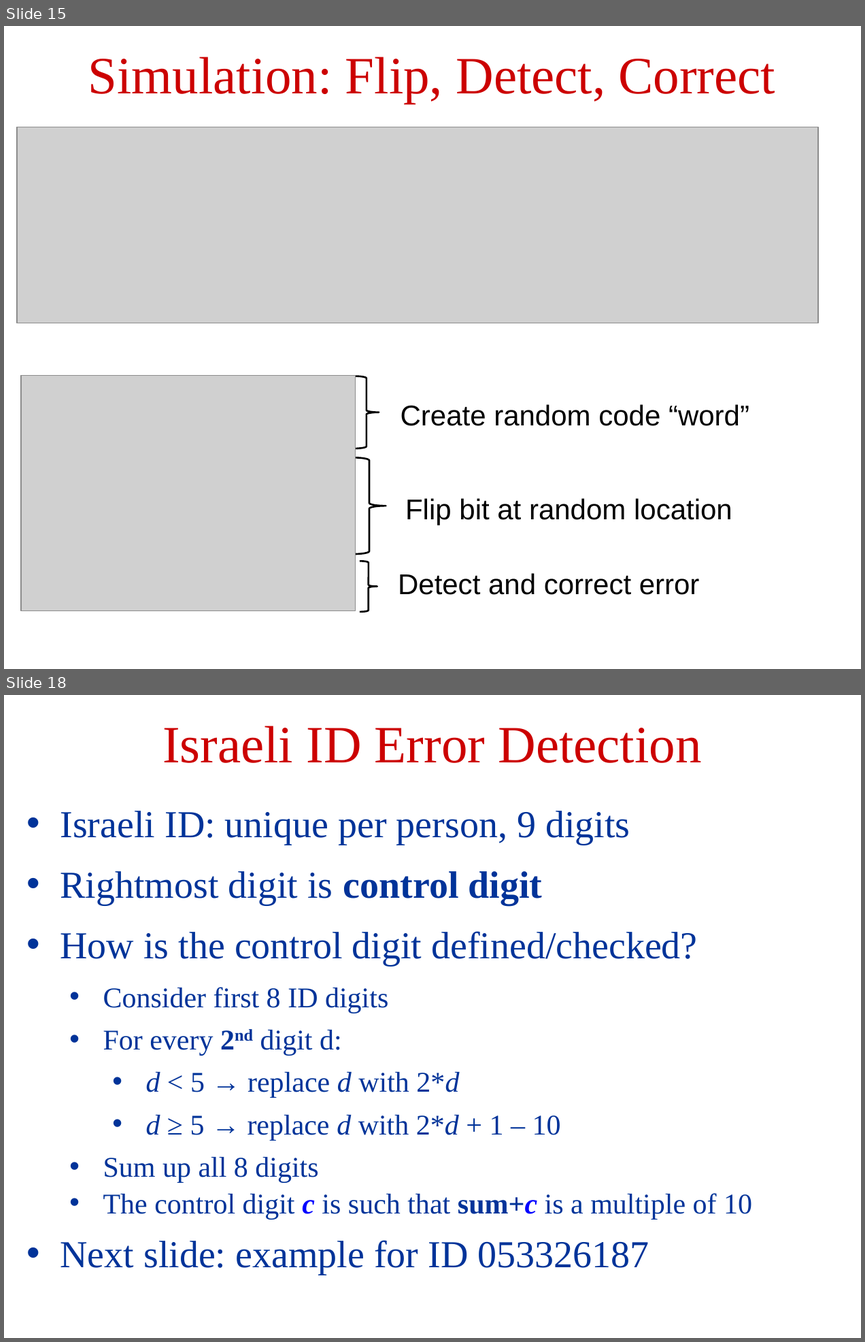
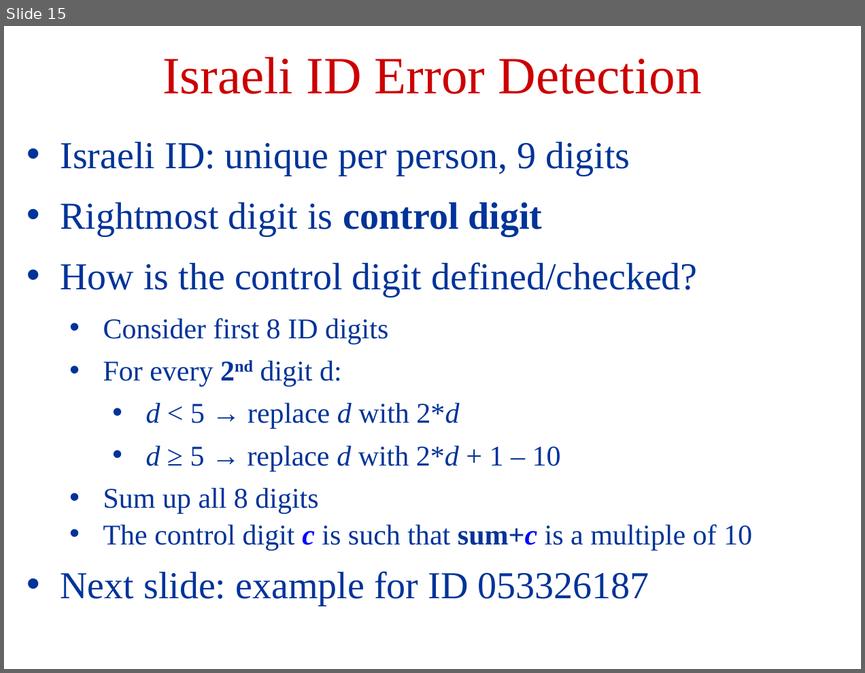
Before and after one commit to AmikoAce/INT, a slide deck: LECTURE_DETECTION.pptx. Shown one above the other, each under a label of ours: slides 15 and 18 before the commit, slide 15 after it; the slides between them are not shown. The pictures are 865x1342 and 865x673 pixels, drawn with LibreOffice and Linux fonts; fonts in the diff are those of the drawing; grey boxes stand for pictures. Boxes give left, top, right and bottom in pixels: in the first picture for what was removed or moved away, otherwise in the second. Text is boxed around its words. In the diff, an @@ line names an element or a change of style, - is before the commit and + after.

```diff
--- a/LECTURE_DETECTION.pptx
+++ b/LECTURE_DETECTION.pptx
@@ slide 15 removed at [4,26,861,669], background #FFFFFF @@
@@ text removed at [88,57,776,103] @@
-Simulation: Flip, Detect, Correct
@@ picture removed at [17,127,818,323] @@
@@ group removed at [21,376,749,611]: 3 texts, 3 right braces, 1 picture @@
-Create random code “word”
-Flip bit at random location
-Detect and correct error
@@ what was slide 18 is now slide 15 @@
```
Also in this commit, not shown: 2 slides added, 2 other slides removed.
